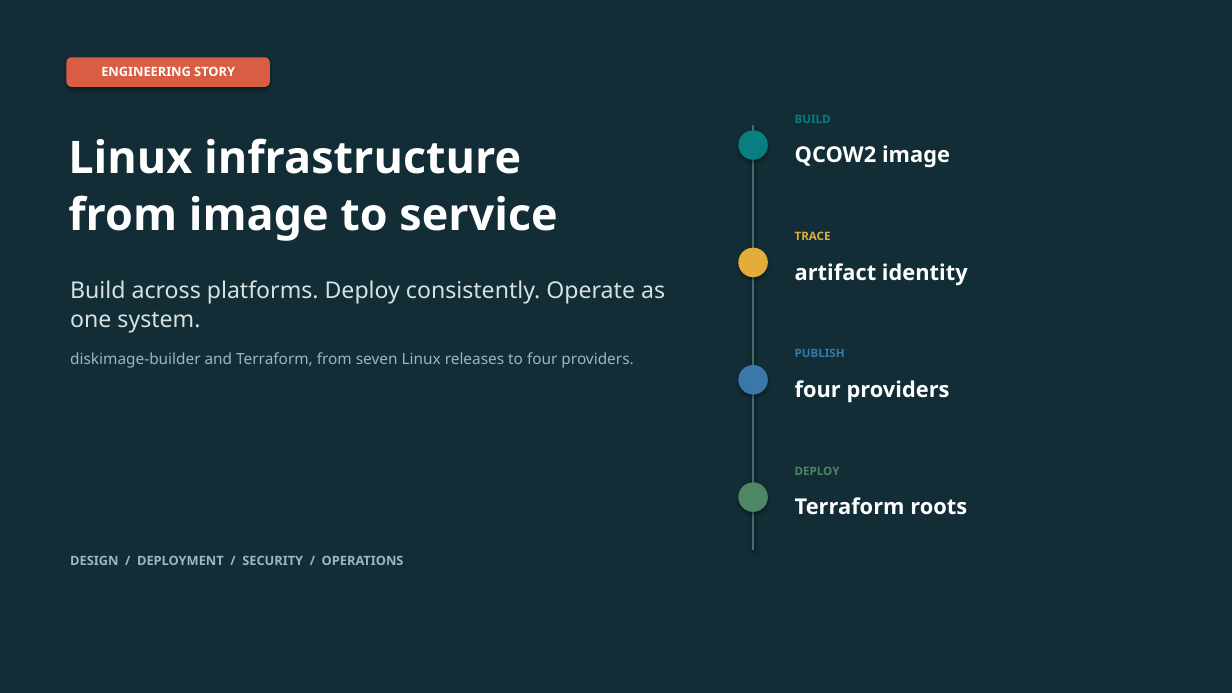
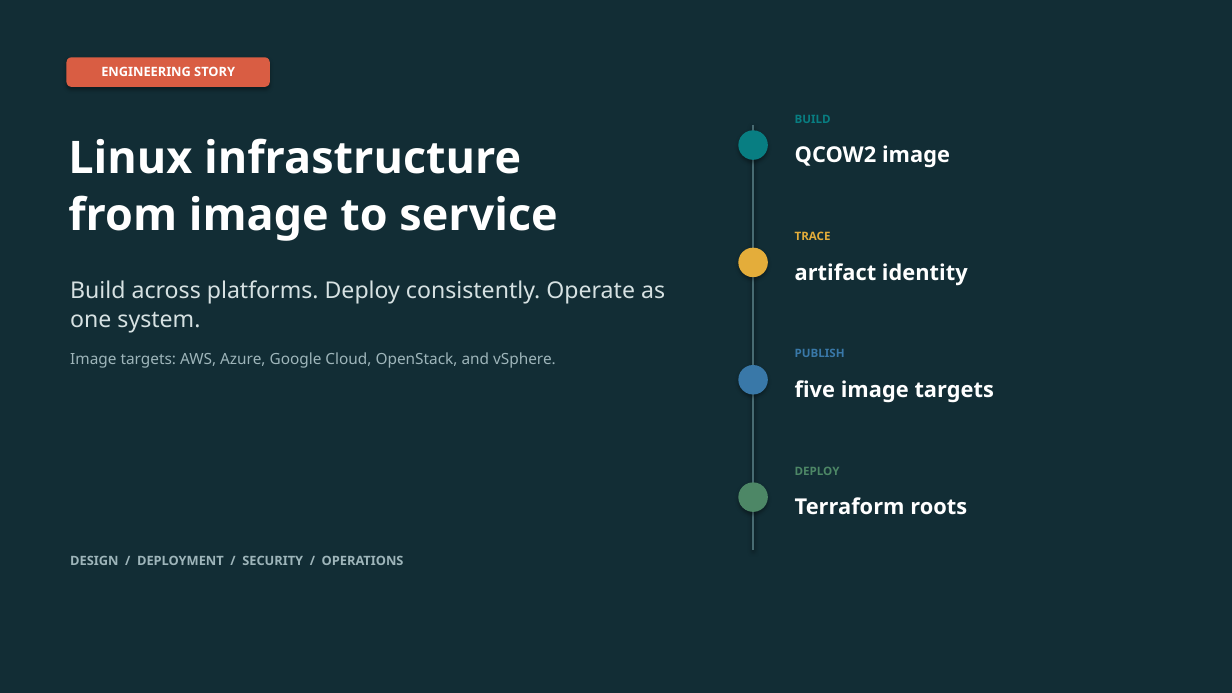
Before and after one commit to jjbailey/dib7, a slide deck: slide 1 of doc/dib7-presentation.pptx. Drawn at 1232x693 pixels with LibreOffice and Linux fonts; fonts in the diff are those of the drawing. Boxes give left, top, right and bottom in pixels: in the first picture for what was removed or moved away, otherwise in the second. Text is boxed around its words. In the diff, an @@ line names an element or a change of style, - is before the commit and + after.

Commit message:
azure initial commit

```diff
--- a/doc/dib7-presentation.pptx
+++ b/doc/dib7-presentation.pptx
@@ text at box(70, 352, 556, 368): text changed @@
-diskimage-builder and Terraform, from seven Linux releases to four providers.
+Image targets: AWS, Azure, Google Cloud, OpenStack, and vSphere.
@@ text at box(795, 380, 994, 403): text changed @@
-four providers
+five image targets
```
Also in this commit, not shown: 4 other slides changed, 27 other files.
